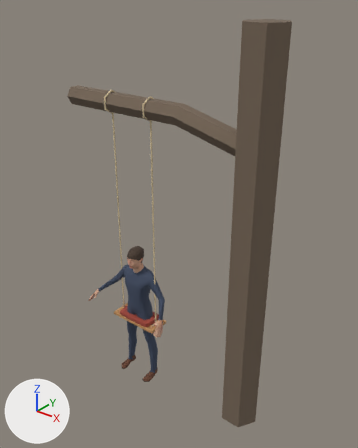
Two versions of the glTF model priv/models/swing_plank_person.far.glb, one commit apart.
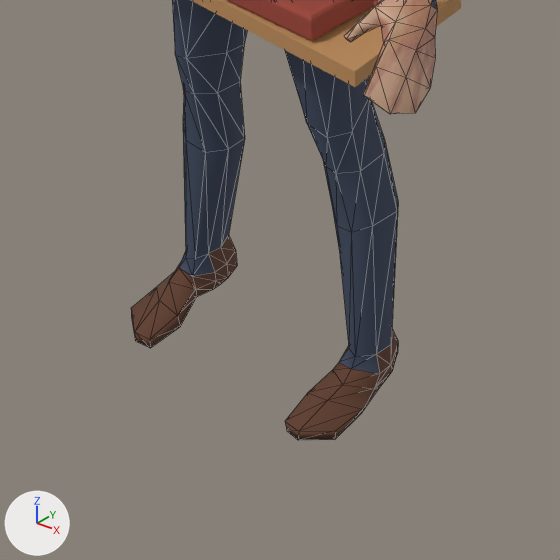
The first picture shows the older version from a 50 mm lens placed at (3.32, -3.42, 4.09), pointed at (0.52, 0.08, 1.92). The close-ups show the older and then the newer version on the part from 29% to 50% of the width and 72% to 89% of the height of that picture. Only the edits that show in the close-ups are written down. Lighting does not change. The marker at lower left points along +X, +Y and +Z. The close-ups show mesh edges as thin lines. Where no turn or scale is listed for an object, it has been applied to the vertices. Vertices at exactly the same position are counted once.

The older version as bpy lines, for what is in view:
```python
mat_color_male_casualsuit01 = principled_material('color_male_casualsuit01')
mat_color_male_casualsuit01.base_color = (0.0497, 0.0685, 0.117)  # dark blue #3f4a60
mat_color_male_casualsuit01.roughness = 0.9
mat_color_shoes01 = principled_material('color_shoes01')
mat_color_shoes01.base_color = (0.122, 0.0482, 0.0252)  # brown #623e2c
mat_color_shoes01.roughness = 0.9
me_person_mesh = bpy.data.meshes.new('person_mesh')
me_person_mesh.from_pydata(...)  # 838 vertices, 1644 faces; spans x -0.55..0.55, y -0.35..0.1, z 0.0..1.7
# faces by material slot: [626, 138, 184, 172, 12, 512]
me_person_mesh.materials.append(mat_color_male_casualsuit01)  # dark blue #3f4a60
me_person_mesh.materials.append(mat_color_shoes01)  # brown #623e2c
me_person_mesh.materials.append(mat_color_short02)  # brown #4b3c31
me_person_mesh.materials.append(mat_eyes)  # picture img_image_0
me_person_mesh.materials.append(mat_hole)  # black #281618
me_person_mesh.materials.append(mat_skin)  # picture img_image_1
# before: 353 (0.17, 0.05, 0.02), 354 (0.16, 0.01, 0.02), 356 (0.19, 0.05, 0.01), 358 (0.14, -0.12, 0.01), 360 (0.22, -0.03, 0.01) at pixel (378, 388)
# before: 361 (0.21, 0.01, 0.01) at pixel (386, 377), 363 (0.16, -0.02, 0.01)
# before: 383 (-0.16, 0.01, 0.02) at pixel (228, 277), 384 (-0.17, 0.05, 0.02) at pixel (237, 265), 387 (-0.19, 0.05, 0.01), 389 (-0.14, -0.12, 0.01) at pixel (180, 326), 390 (-0.21, 0.01, 0.01)
# before: 391 (-0.22, -0.03, 0.01), 393 (-0.16, -0.02, 0.01) at pixel (213, 289)
me_seat_swing_plank_person = bpy.data.meshes.new('seat_swing_plank_person')
me_seat_swing_plank_person.from_pydata(...)  # 276 vertices, 536 faces; spans x -0.55..0.05, y -0.12..0.12, z -2.48..-0.1
# faces by material slot: [484, 40, 12]
me_seat_swing_plank_person.materials.append(mat_fabric)  # red #a04638
me_seat_swing_plank_person.materials.append(mat_rope)  # beige #d6c4a0
me_seat_swing_plank_person.materials.append(mat_wood)  # orange #c08f5c
ob_person_mesh = bpy.data.objects.new('person_mesh', me_person_mesh)
ob_person_mesh.location = (0.0, 0.026, -0.178)
ob_seat_swing_plank_person = bpy.data.objects.new('seat_swing_plank_person', me_seat_swing_plank_person)
ob_seat_swing_plank_person.location = (0.25, 0.0, 3.048)
```
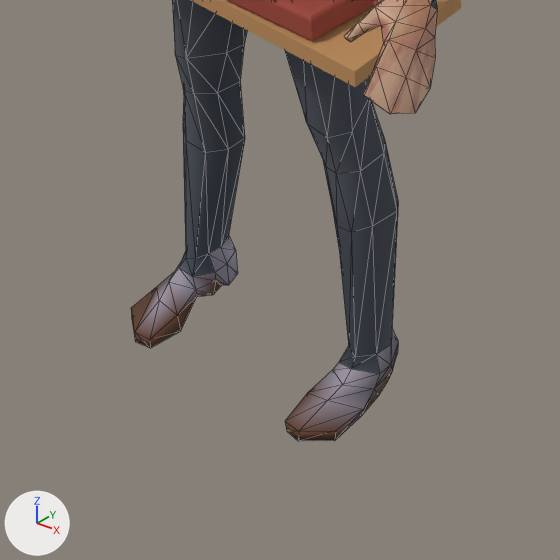
Pixel boxes [x1, y1, x2, y2] of what changed, in the close-ups (560 x 560 px; the box of a moved part takes in the faces that stretch with it):
'person_mesh', recoloured, reshaped: before [131, 0, 437, 440]; after [131, 0, 437, 441]
part 1 of me_person_mesh, moved or reshaped: before [363, 373, 391, 410]; after [361, 372, 392, 416]
part 2 of me_person_mesh, moved or reshaped: before [150, 250, 237, 348]; after [150, 250, 238, 348]

The change, as a list of edits to the scene's bpy script:
```text
Change mat_color_male_casualsuit01:
    where n0 = _N.new('ShaderNodeBsdfPrincipled'); n0.name = 'Principled BSDF'
    remove n0.inputs[0].default_value = (0.0497, 0.0685, 0.117, 1.0)  # 'Base Color', dark blue #3f4a60
    add n2 = _N.new('ShaderNodeVertexColor'); n2.name = 'Color Attribute'
    add _L.new(n2.outputs[0], n0.inputs[0])  # 'Color' to 'Base Color'
Change mat_color_shoes01:
    where n0 = _N.new('ShaderNodeBsdfPrincipled'); n0.name = 'Principled BSDF'
    remove n0.inputs[0].default_value = (0.122, 0.0482, 0.0252, 1.0)  # 'Base Color', brown #623e2c
    add n2 = _N.new('ShaderNodeVertexColor'); n2.name = 'Color Attribute'
    add _L.new(n2.outputs[0], n0.inputs[0])  # 'Color' to 'Base Color'
Change me_person_mesh:
    used by ob_person_mesh; location = (0.0, 0.026, -0.178)
    verts and faces of me_person_mesh; kept vertices keep their numbers, new ones are numbered from 838
    remove me_person_mesh.from_pydata(...)  # 838 vertices, 1644 faces; spans x -0.55..0.55, y -0.35..0.1, z 0.0..1.7
    add me_person_mesh.from_pydata(...)  # 805 vertices, 1568 faces; spans x -0.55..0.55, y -0.35..0.1, z 0.0..1.7
    me_person_mesh part 1
    add for i in [356, 358, 360, 361, 363]: verts[i] += (0.0, 0.0, -0.01)
    add verts[353] = (0.17, 0.05, 0.0)  # moved
    add verts[354] = (0.16, 0.01, 0.0)  # moved
    me_person_mesh part 2
    add for i in [387, 389, 390, 391, 393]: verts[i] += (0.0, 0.0, -0.01)
    add verts[383] = (-0.16, 0.01, 0.0)  # moved, pixel (228, 285)
    add verts[384] = (-0.17, 0.05, 0.0)  # moved, pixel (237, 273)
    other edits to the shape of me_person_mesh do not show in these pictures
```
